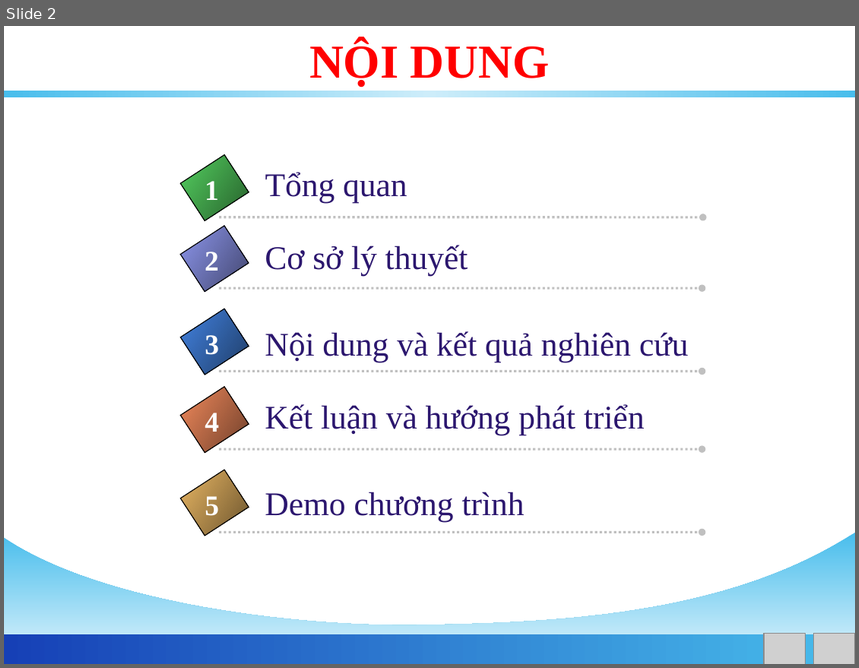
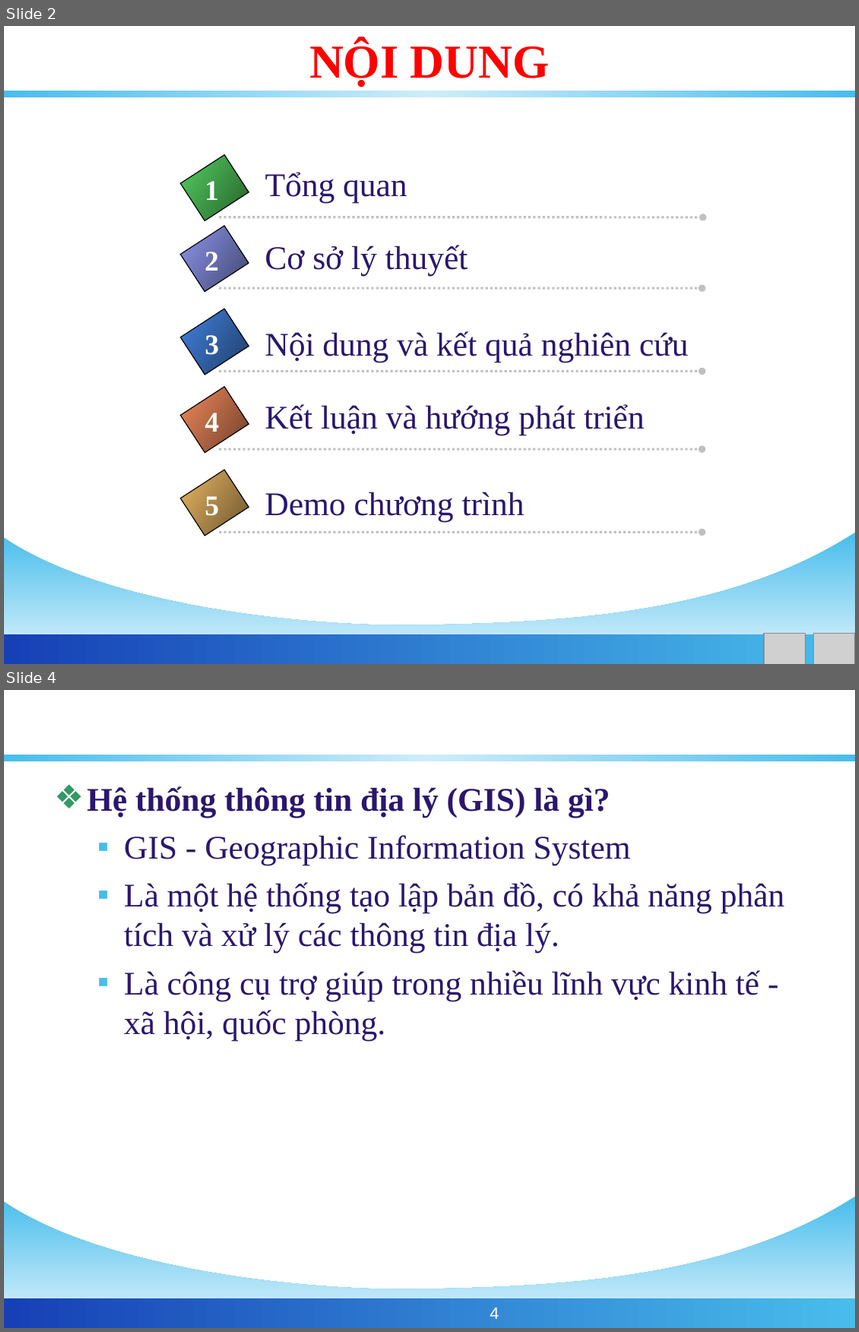
Before and after one commit to phamngsinh/cantho-webgis, a slide deck: Document/Bao Cao/BaoCaoLuanVan.ppt. Shown one above the other, each under a label of ours: slide 2 before the commit, slides 2 and 4 after it; the slides between them are not shown. The pictures are 859x668 and 859x1332 pixels, drawn with LibreOffice and Linux fonts; fonts in the diff are those of the drawing; grey boxes stand for pictures; background and template pictures are left out. Boxes give left, top, right and bottom in pixels: in the first picture for what was removed or moved away, otherwise in the second. Text is boxed around its words. In the diff, an @@ line names an element or a change of style, - is before the commit and + after.

```diff
--- a/Document/Bao Cao/BaoCaoLuanVan.ppt
+++ b/Document/Bao Cao/BaoCaoLuanVan.ppt
@@ slide 4 added at <box>4,690,855,1328</box>, background #FFFFFF; not listed: 3 template elements that a slide beside it also shows @@
@@ title added at <box>47,704,813,756</box>, 32 pt, text #FFFFFF, bold @@
+GIỚI THIỆU
@@ text added at <box>87,787,785,1041</box>, 28 pt, text #2B166E @@
+❖ Hệ thống thông tin địa lý (GIS) là gì?
+  ▪ GIS - Geographic Information System
+  ▪ Là một hệ thống tạo lập bản đồ, có khả năng phân tích và xử lý các thông tin địa lý.
+  ▪ Là công cụ trợ giúp trong nhiều lĩnh vực kinh tế - xã hội, quốc phòng.
@@ page number added at <box>490,1308,499,1319</box>, 14 pt, text #FFFFFF @@
+4
```
Also in this commit, not shown: 7 slides changed, 6 other slides added.
